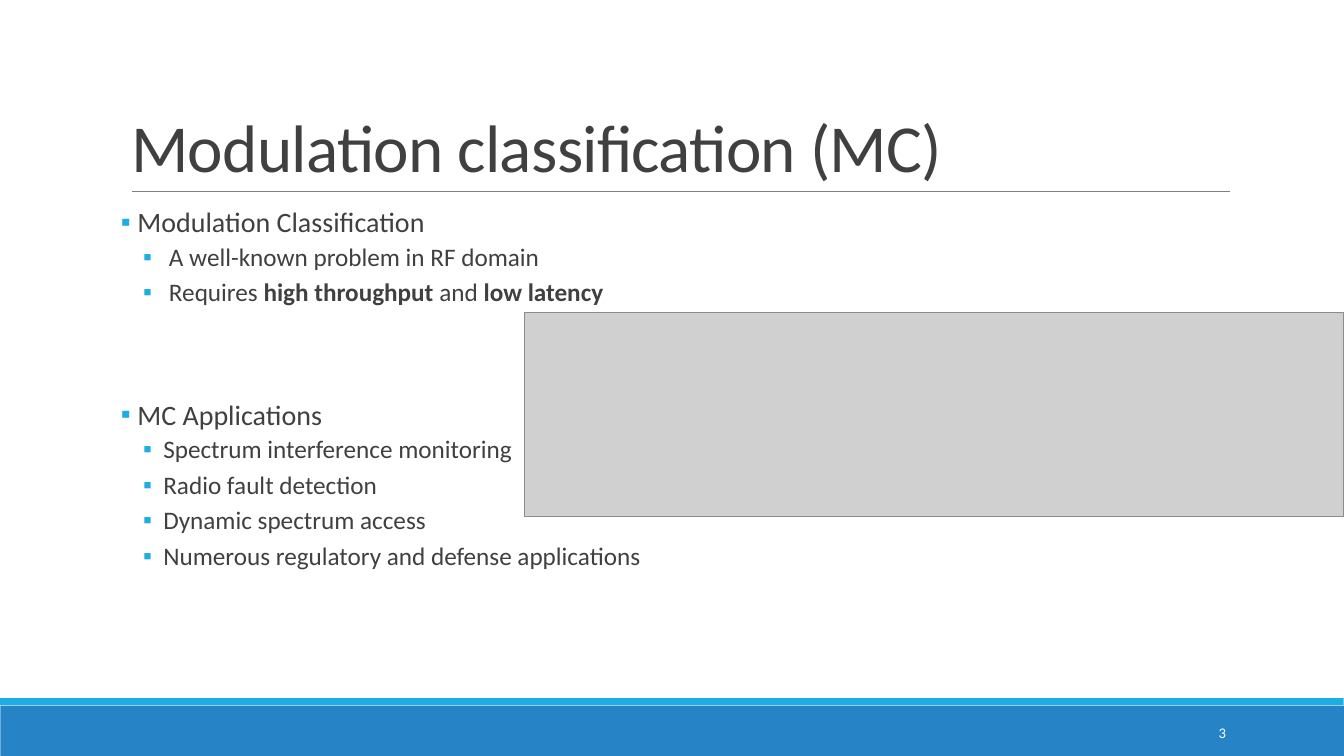
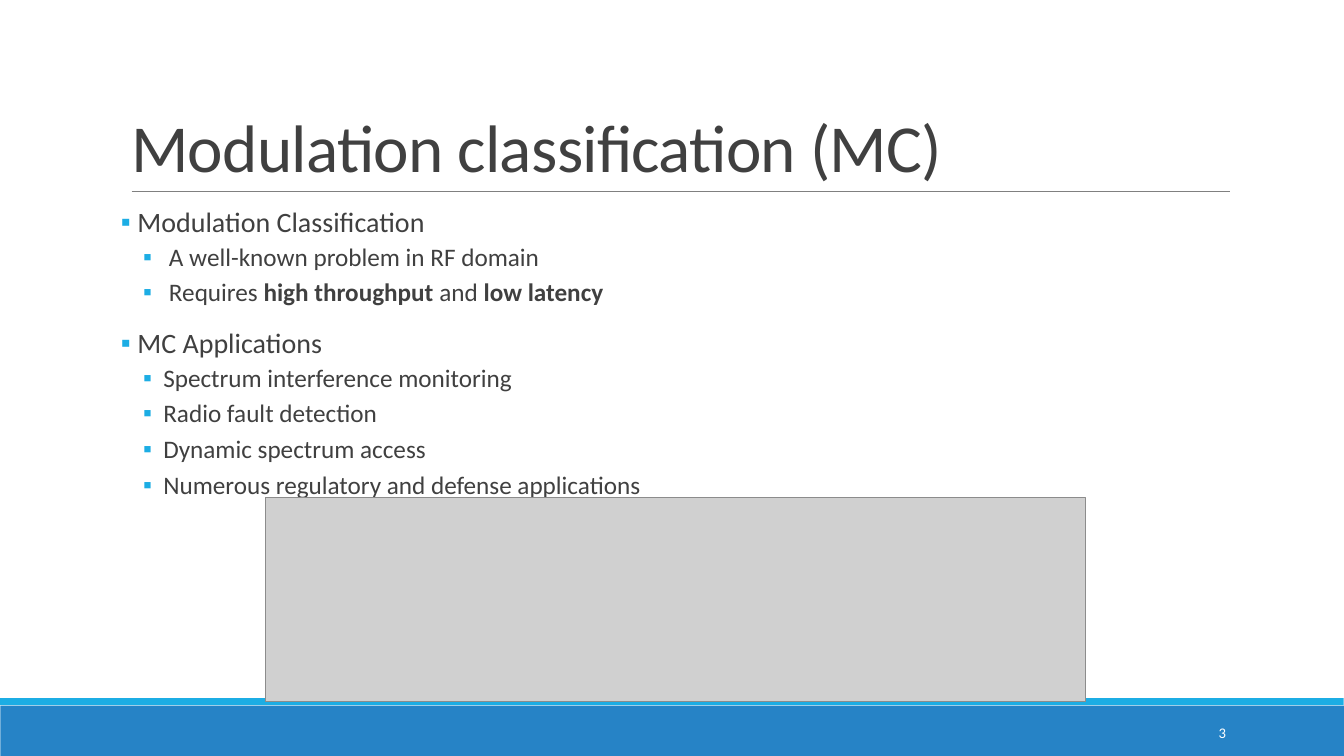
Before and after one commit to ITU-AI-ML-in-5G-Challenge/ITU-ML5G-PS-007-Aaronica, a slide deck: slide 3 of Presentation/GrandFinale.pptx. Drawn at 1344x756 pixels with LibreOffice and Linux fonts; fonts in the diff are those of the drawing; grey boxes stand for pictures. Boxes give left, top, right and bottom in pixels: in the first picture for what was removed or moved away, otherwise in the second. Text is boxed around its words. In the diff, an @@ line names an element or a change of style, - is before the commit and + after.

```diff
--- a/Presentation/GrandFinale.pptx
+++ b/Presentation/GrandFinale.pptx
@@ text "Modulation Classification" rewrapped from [137, 212, 640, 570] to [137, 212, 640, 500] @@
@@ picture: place and size @@
-picture at [524, 313, 1344, 516]
+picture at [265, 498, 1085, 702]
```
Also in this commit, not shown: 8 other slides changed, 2 slides added, 1 other file.
